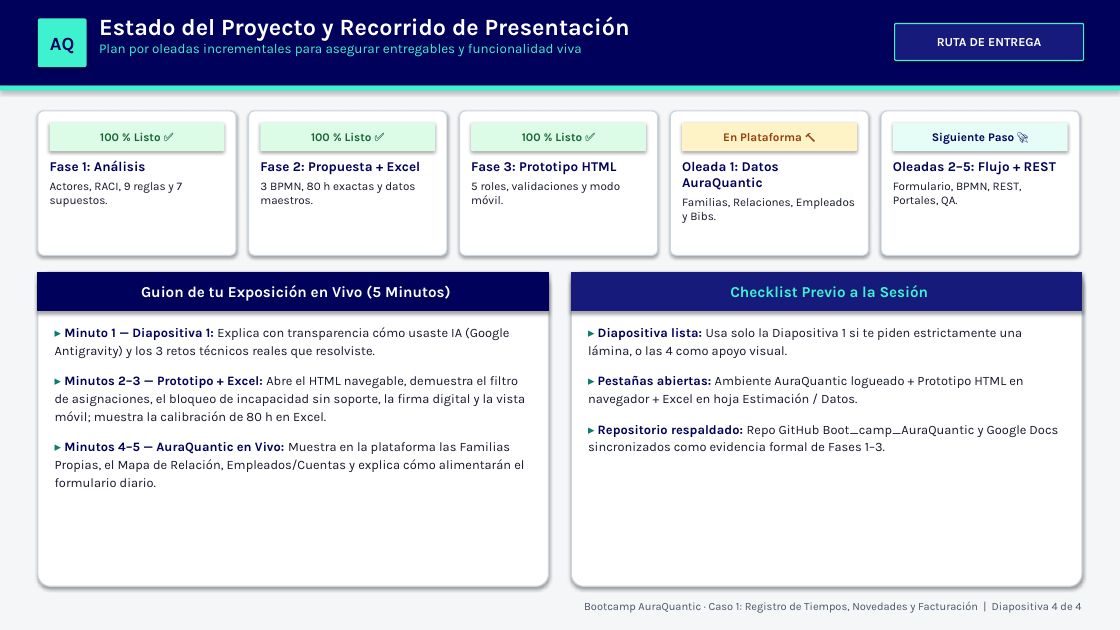
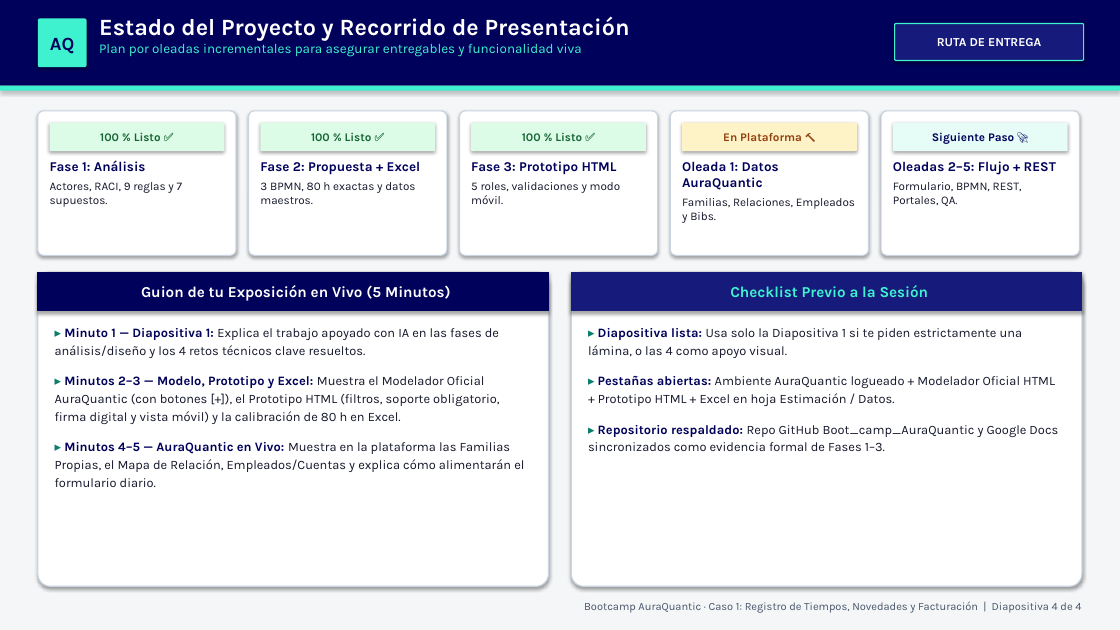
Before and after one commit to jairoandresg32/Boot_camp_AuraQuantic, a slide deck: slide 4 of Caso1_Avance_Bootcamp_AuraQuantic.pptx. Drawn at 1120x630 pixels with LibreOffice and Linux fonts; fonts in the diff are those of the drawing. Boxes give left, top, right and bottom in pixels: in the first picture for what was removed or moved away, otherwise in the second. Text is boxed around its words. In the diff, an @@ line names an element or a change of style, - is before the commit and + after.

```diff
--- a/Caso1_Avance_Bootcamp_AuraQuantic.pptx
+++ b/Caso1_Avance_Bootcamp_AuraQuantic.pptx
@@ text at [55,328,499,424]: text changed @@
-▸ Minuto 1 — Diapositiva 1: Explica con transparencia cómo usaste IA (Google Antigravity) y los 3 retos técnicos reales que resolviste.
-▸ Minutos 2–3 — Prototipo + Excel: Abre el HTML navegable, demuestra el filtro de asignaciones, el bloqueo de incapacidad sin soporte, la firma digital y la vista móvil; muestra la calibración de 80 h en Excel.
+▸ Minuto 1 — Diapositiva 1: Explica el trabajo apoyado con IA en las fases de análisis/diseño y los 4 retos técnicos clave resueltos.
+▸ Minutos 2–3 — Modelo, Prototipo y Excel: Muestra el Modelador Oficial AuraQuantic (con botones [+]), el Prototipo HTML (filtros, soporte obligatorio, firma digital y vista móvil) y la calibración de 80 h en Excel.
@@ text at [598,376,1055,406]: text changed @@
-▸ Pestañas abiertas: Ambiente AuraQuantic logueado + Prototipo HTML en navegador + Excel en hoja Estimación / Datos.
+▸ Pestañas abiertas: Ambiente AuraQuantic logueado + Modelador Oficial HTML + Prototipo HTML + Excel en hoja Estimación / Datos.
```
Also in this commit, not shown: 1 other slide changed.
